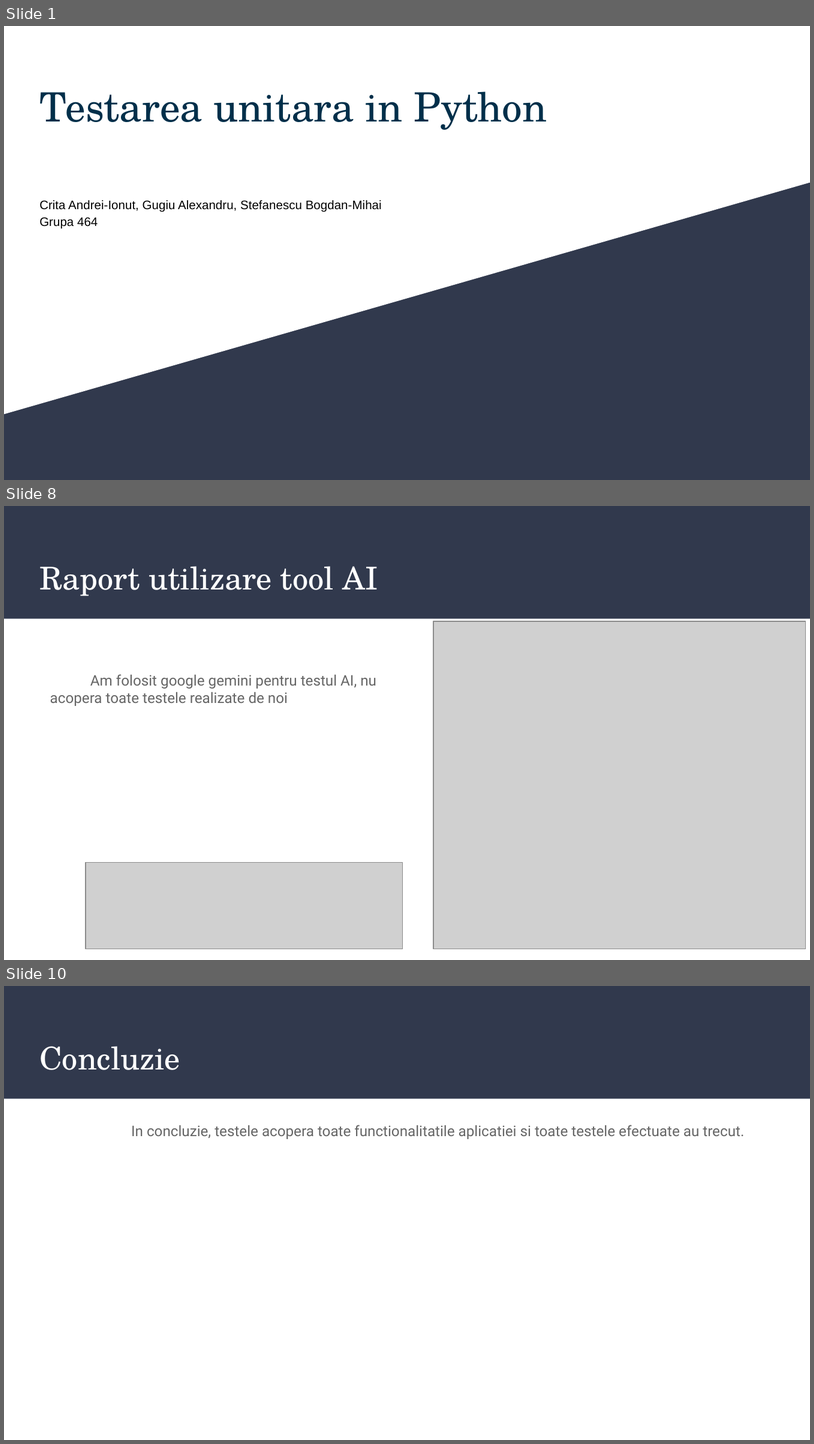
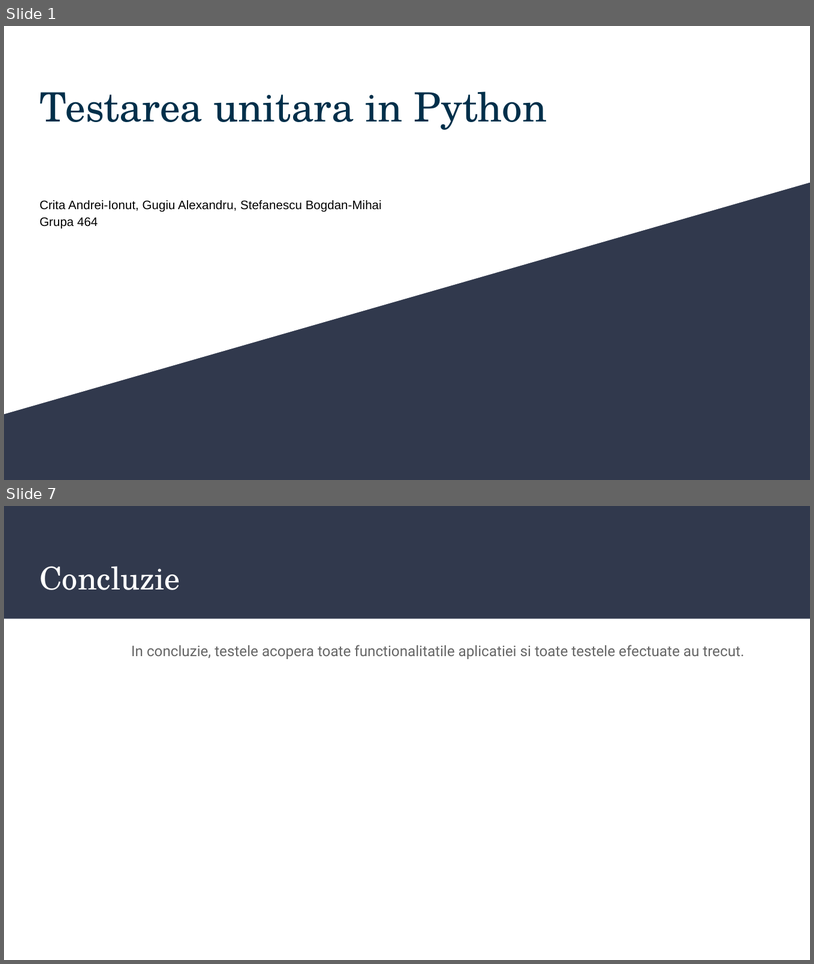
Before and after one commit to Bogdanstef20/ProiectTSS, a slide deck: Prezentare_TSS.pptx. Shown one above the other, each under a label of ours: slides 1, 8 and 10 before the commit, slides 1 and 7 after it; the slides between them are not shown. The pictures are 814x1444 and 814x964 pixels, drawn with LibreOffice and Linux fonts; fonts in the diff are those of the drawing; grey boxes stand for pictures. Boxes give left, top, right and bottom in pixels: in the first picture for what was removed or moved away, otherwise in the second. Text is boxed around its words. In the diff, an @@ line names an element or a change of style, - is before the commit and + after.

```diff
--- a/Prezentare_TSS.pptx
+++ b/Prezentare_TSS.pptx
@@ slide 8 removed at (x1=4, y1=506, x2=810, y2=960), background #FFFFFF; not listed: 1 template element that a slide beside it also shows @@
@@ title removed at (x1=39, y1=566, x2=378, y2=596) @@
-Raport utilizare tool AI
@@ picture removed at (x1=434, y1=621, x2=806, y2=949) @@
@@ text removed at (x1=50, y1=674, x2=377, y2=706) @@
-Am folosit google gemini pentru testul AI, nu acopera toate testele realizate de noi
@@ picture removed at (x1=86, y1=862, x2=403, y2=949) @@
@@ what was slide 10 is now slide 7 @@
```
Also in this commit, not shown: 1 slide changed, 4 slides added, 6 other slides removed.
